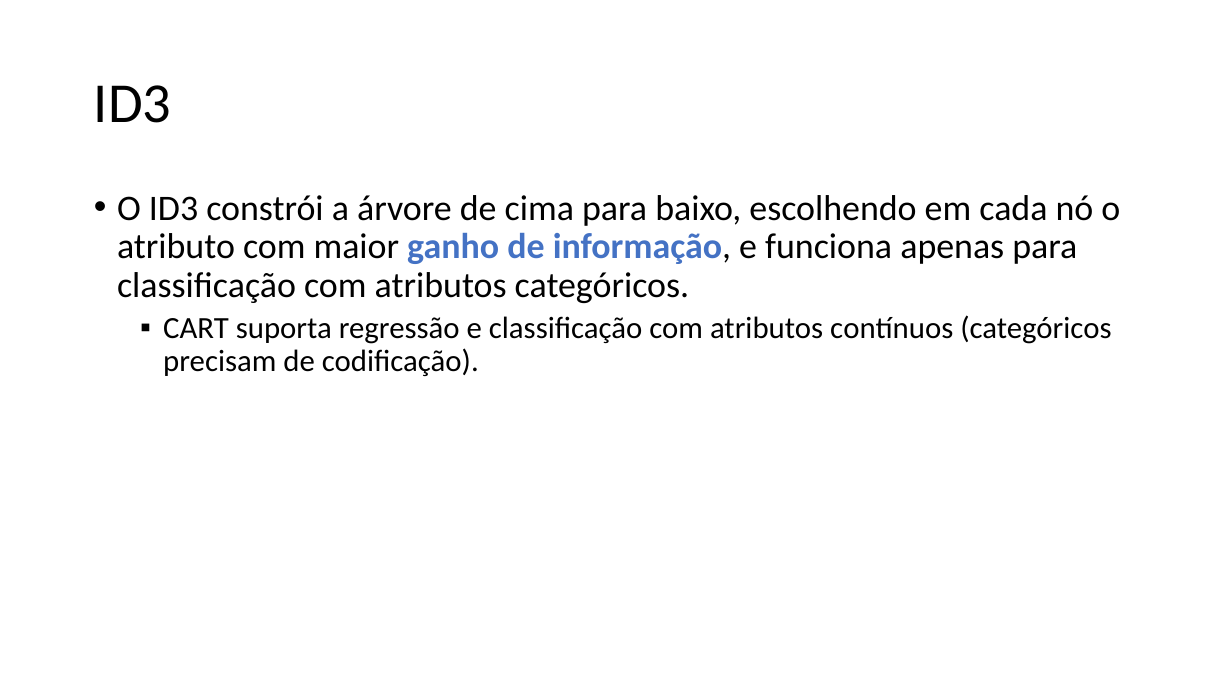
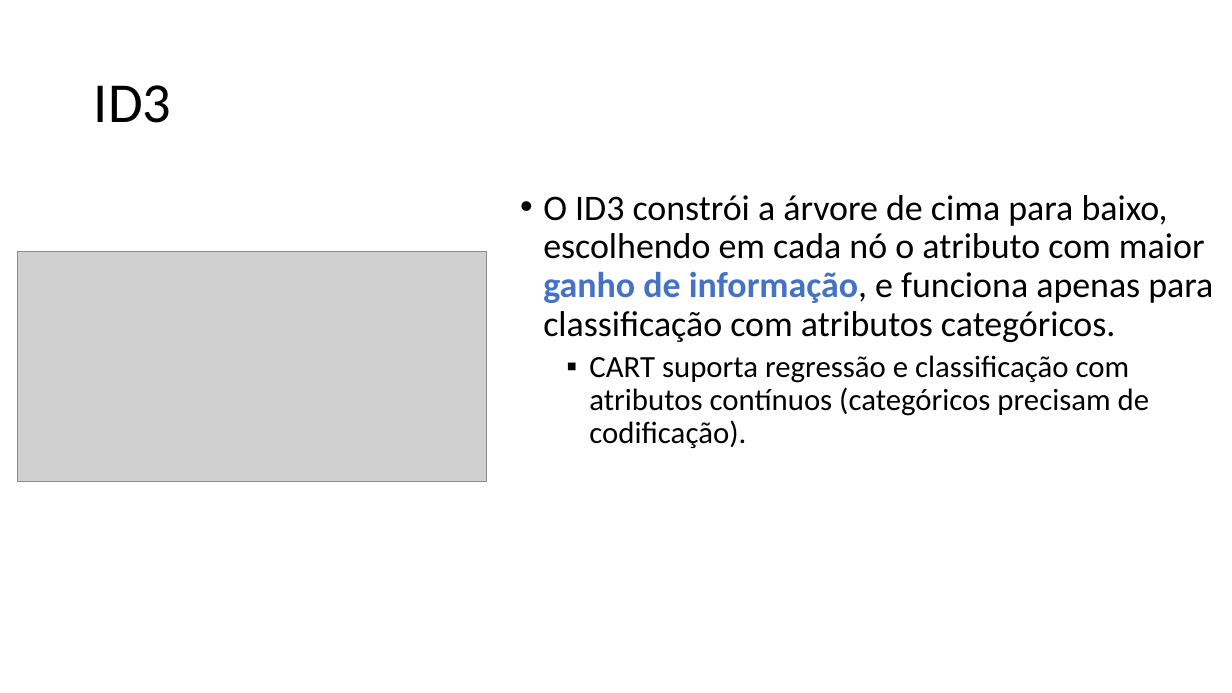
Before and after one commit to zz4fap/c24_inteligencia_artificial, a slide deck: slide 18 of slides/C24_Árvores_de_decisão.pptx. Drawn at 1232x693 pixels with LibreOffice and Linux fonts; fonts in the diff are those of the drawing; grey boxes stand for pictures. Boxes give left, top, right and bottom in pixels: in the first picture for what was removed or moved away, otherwise in the second. Text is boxed around its words. In the diff, an @@ line names an element or a change of style, - is before the commit and + after.

```diff
--- a/slides/C24_Árvores_de_decisão.pptx
+++ b/slides/C24_Árvores_de_decisão.pptx
@@ text "O ID3 constrói a árvore ..." rewrapped from (117, 195, 1120, 376) to (543, 195, 1213, 448) @@
@@ picture added at (18, 251, 487, 482) @@
```
Also in this commit, not shown: 3 other slides changed, 1 slide added, 1 slide removed.
